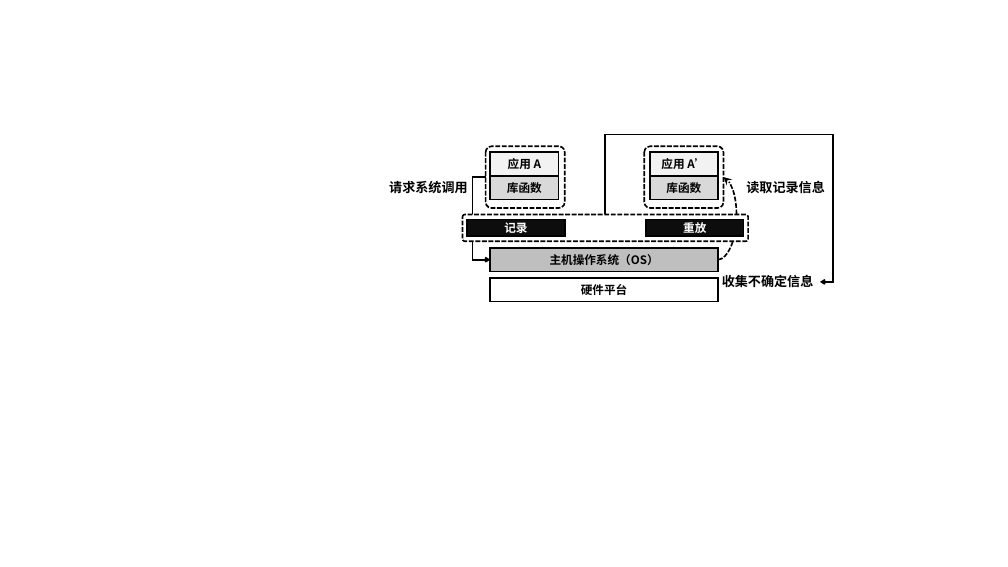
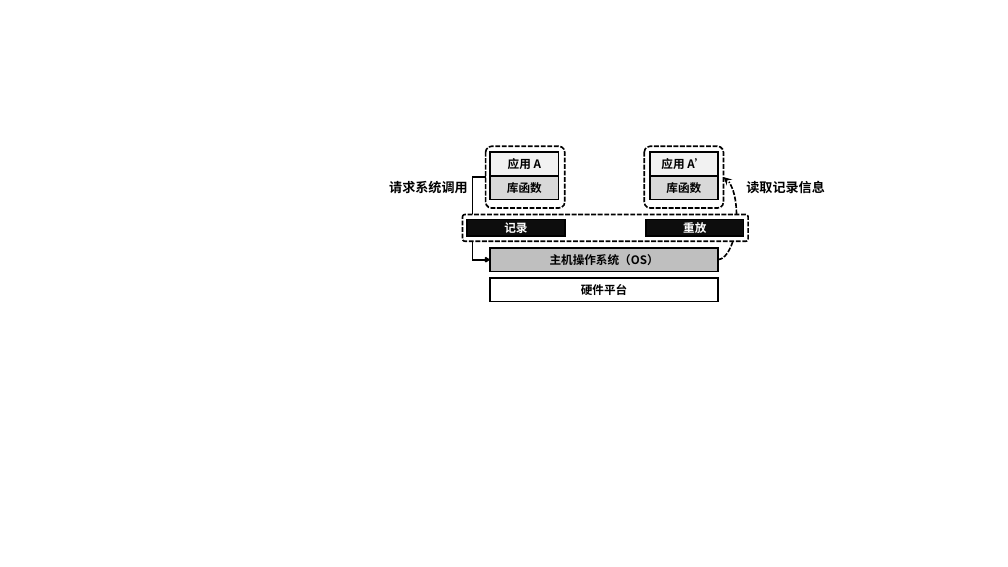
Before and after one commit to Cu1Ao/HelpMe, a slide deck: slide 6 of 插图.pptx (slide 5 before the commit). Drawn at 1008x567 pixels with LibreOffice and Linux fonts; fonts in the diff are those of the drawing. Boxes give left, top, right and bottom in pixels: in the first picture for what was removed or moved away, otherwise in the second. Text is boxed around its words. In the diff, an @@ line names an element or a change of style, - is before the commit and + after.

```diff
--- a/插图.pptx
+++ b/插图.pptx
@@ elbow arrow removed from (606, 215) to (820, 282) @@
@@ text removed at (x1=722, y1=275, x2=814, y2=287) @@
-收集不确定信息
```
Also in this commit, not shown: 2 other slides changed, 7 slides added, 38 other files.
